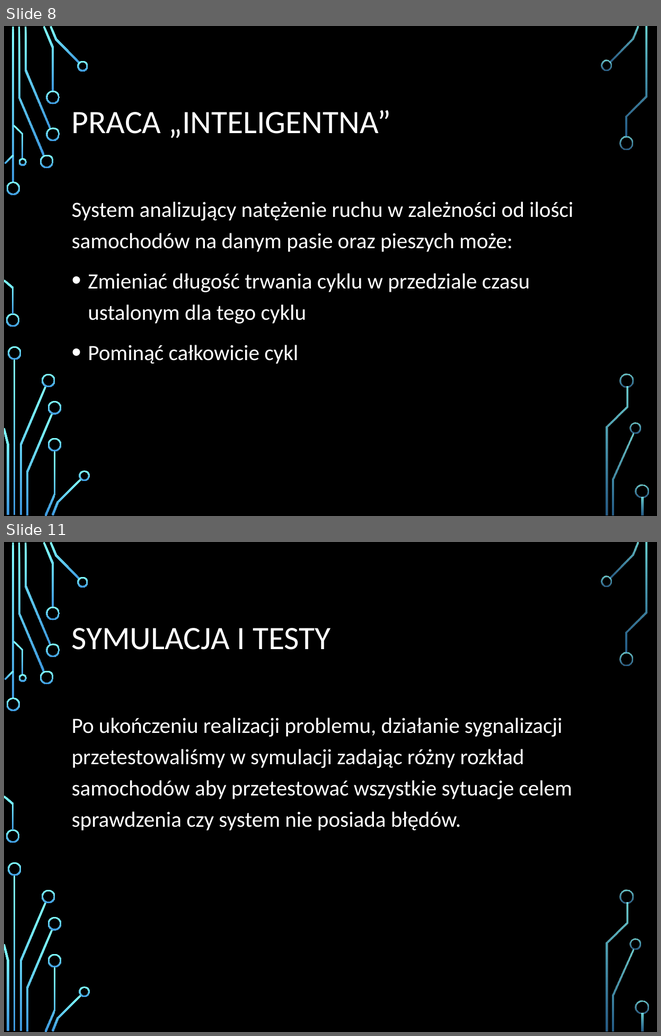
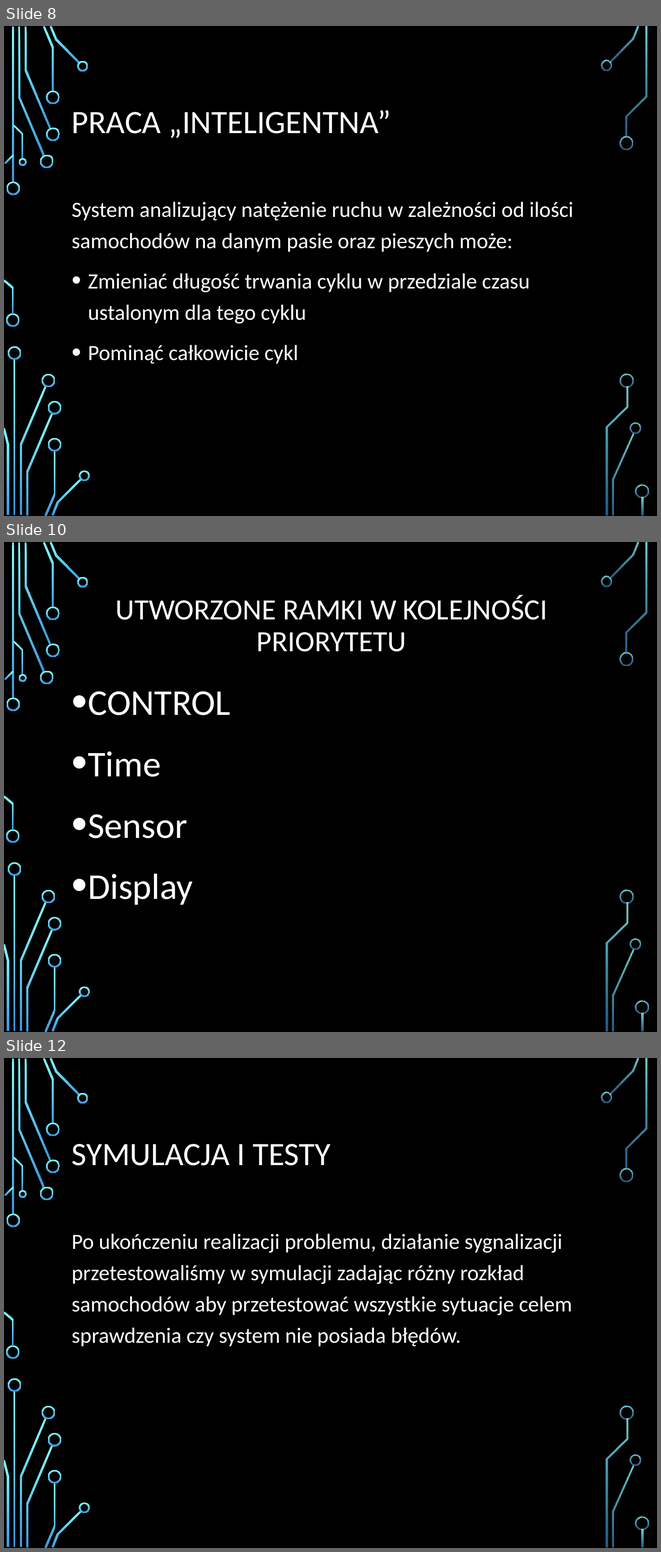
Before and after one commit to MooVx/AP_swiatla, a slide deck: Prezentacja/Prezentacja.pptx. Shown one above the other, each under a label of ours: slides 8 and 11 before the commit, slides 8, 10 and 12 after it; the slides between them are not shown. The pictures are 661x1036 and 661x1552 pixels, drawn with LibreOffice and Linux fonts; fonts in the diff are those of the drawing; background and template pictures are left out. Boxes give left, top, right and bottom in pixels: in the first picture for what was removed or moved away, otherwise in the second. Text is boxed around its words. In the diff, an @@ line names an element or a change of style, - is before the commit and + after.

Commit message:
Dodanie ramki i layoutu do prezentacji.

```diff
--- a/Prezentacja/Prezentacja.pptx
+++ b/Prezentacja/Prezentacja.pptx
@@ slide 10 added at [4,542,657,1032], background picture (left out); not listed: 36 template elements that a slide beside it also shows @@
@@ title added at [116,595,547,652], 32.4 pt, text #FFFFFF @@
+UTWORZONE RAMKI W KOLEJNOŚCI
+PRIORYTETU
@@ text added at [88,691,230,905], 40 pt, text #FFFFFF @@
+• CONTROL
+• Time
+• Sensor
+• Display
@@ what was slide 11 is now slide 12 @@
```
Also in this commit, not shown: 4 slides changed, 1 other slide added, 1 slide removed.
